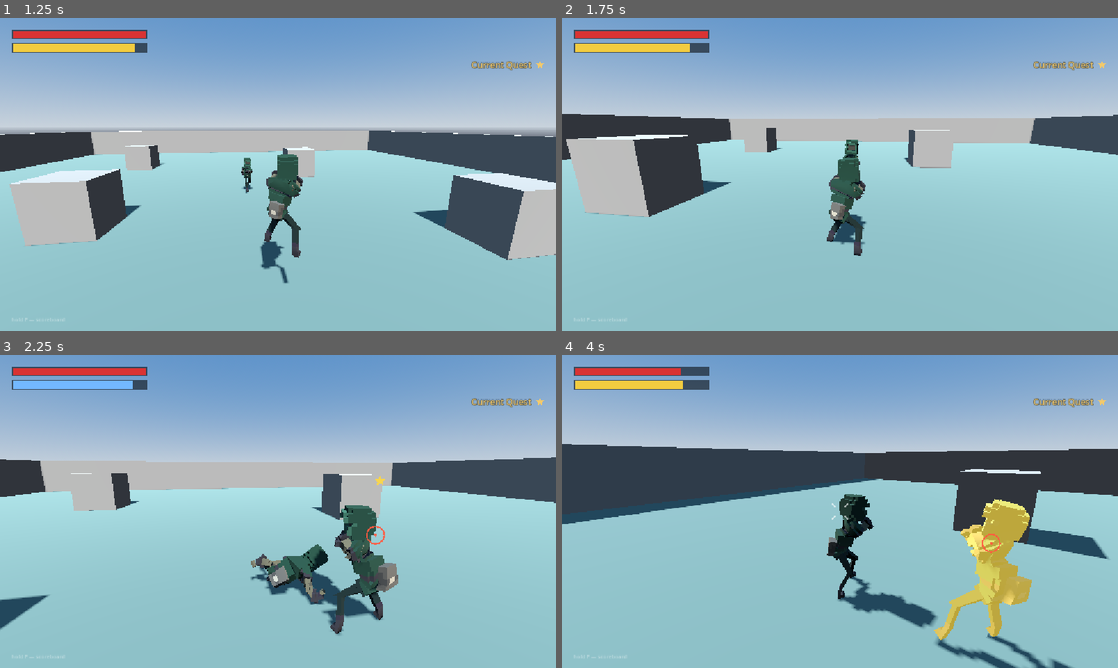
Above: before the commit, frames 1-4 (two rows, left to right).
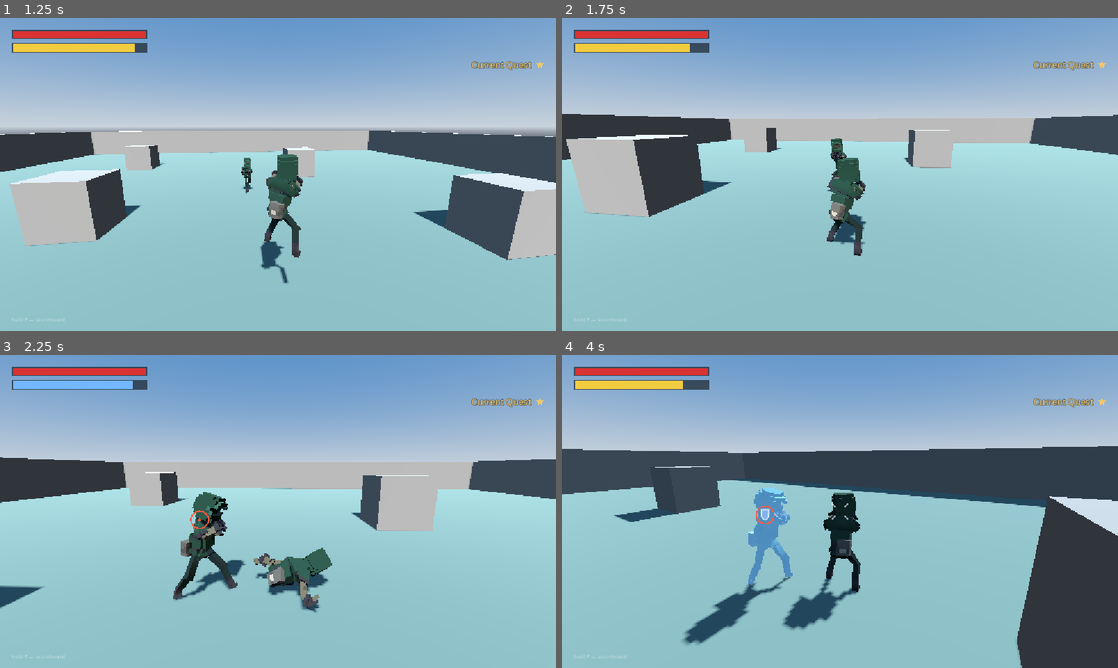
Above: after the commit, the same moments.

Repository: therealssorw/astria
Game: Godot game, scene res://scenes/main.tscn
The game is run twice, just before and just after one commit, with the same random seed, the same clock (stepped at 60 frames per second) and the same inputs. This scene is started directly instead of the project's main scene. A sky picture missing from this copy of the repository is replaced by a grey-blue gradient. Sound files missing from this copy of the repository are replaced by a short silence.
Inputs (mouse positions are in pixels of both pictures, inside the frame that each line leads up to):
- Up to frame 1 (1.25 s): tap Enter (ui_accept) at 0.5 s; move the mouse to (305, 174) at 0.52 s; hold W (move_forward) from 0.53 s (still down); hold E (interact) from 0.53 s (still down); click (305, 174) at 0.67 s; tap Space (jump) at 0.77 s
- Up to frame 2 (1.75 s): keep holding W (move_forward); move the mouse to (812, 174) at 1.27 s; release E (interact) at 1.28 s; click (812, 174) at 1.35 s; tap Space (jump) at 1.52 s; tap E (interact) at 1.55 s
- Up to frame 3 (2.25 s): keep holding W (move_forward); move the mouse to (289, 505) at 2.02 s; hold Right mouse button (block) from 2.03 s (still down); click (289, 505) at 2.17 s
- Up to frame 4 (4 s): keep holding W (move_forward); tap E (interact) at 2.3, 3.05 s; move the mouse to (834, 517) at 2.77 s; release Right mouse button (block) at 2.78 s; tap ] (hotbar_next) at 2.85 s; click (834, 517) at 2.92 s; tap Space (jump) at 3.02, 3.77 s; move the mouse to (878, 514) at 3.52 s; hold E (interact) from 3.53 s (still down); tap [ (hotbar_prev) at 3.6 s; click (878, 514) at 3.67 s

Frame 1 is identical in both runs. In frame 2, 0.3% of the frame differs, in the area x 47-54%, y 38-56%; in frame 3, 13%; in frame 4, 23%, in the area x 0-100%, y 4-100%.

Commit message:
Wake up on the island: black-screen intro cutscene
Loading into the world now opens on black. Your own head complains
("Ugh. / my head feels awful"), the island fades up over four and a half
seconds, and once you can see it you ask where you are.

IntroCutscene (autoload) owns the black rect and the timing only — the
words are ordinary DialogData entries, so all writing still lives in one
file. It hangs off three hooks: world.gd arms it before the island draws
a frame, player.gd starts it when the local pawn exists, and main_menu.gd
aborts it so a drop mid-cutscene cannot leave the menu behind black. It
is purely local and cosmetic; the server spawns the pawn as it always
does and the player is simply frozen behind the rect.

Dialog lines can now carry "auto": <seconds> — no button, wait a beat
after typing, then follow the goto. That is what lets a monologue play
hands-free, and it is a general DialogData feature rather than a
cutscene-only path. Interact still hurries it along.

Test: --headless res://tests/test_intro_cutscene.tscn (INTROTEST
RESULT=PASS/FAIL) runs the whole sequence sped up against a stand-in
pawn and checks each beat, including that a respawn does not replay it.

Co-Authored-By: Claude Opus 5 <noreply@anthropic.com>

Diff:
--- a/project.godot
+++ b/project.godot
@@ -23,6 +23,7 @@
 DialogSystem="*res://scripts/ui/dialog/dialog_system.gd"
 ShopSystem="*res://scripts/ui/shop/shop_ui.gd"
 CheatMenu="*res://scripts/ui/debug/cheat_menu.gd"
+IntroCutscene="*res://scripts/ui/cutscene/intro_cutscene.gd"
 
 [display]
 
--- a/scripts/entities/player.gd
+++ b/scripts/entities/player.gd
@@ -301,6 +301,9 @@
 	# peer draws the same thing in its hand
 	Net.player_list_changed.connect(_refresh_held_item)
 	_refresh_held_item()
+	if is_local:
+		# only does anything on the first pawn of a fresh load into the world
+		IntroCutscene.on_local_pawn_ready()
 
 ## Put the hotbar item the SERVER says this player holds into its hand. Purely
 ## visual: the pawn asks nobody's permission to draw it, and the id is not
--- /dev/null
+++ b/scripts/ui/cutscene/intro_cutscene.gd
@@ -0,0 +1,125 @@
+extends CanvasLayer
+## The wake-up that opens the game: the screen is already black when the island
+## loads, your own head complains at you, the world slowly fades up around you,
+## and then you ask where you are. Autoload: IntroCutscene.
+##
+## The words live in DialogData ("intro_wake" / "intro_where") like every other
+## line in the game — this file only owns the black rect and the timing.
+##
+## Purely local (see "Server authority" in CLAUDE.md): a cutscene changes
+## nothing but this player's screen, so none of it is networked. The server
+## spawns the pawn exactly as it always does; the black rect is just drawn over
+## the top until the player has had their moment.
+##
+## Hooks: world.gd arms it as the island enters the tree (so the black is up
+## before a frame of the world is drawn), player.gd starts it once the local
+## pawn exists, and main_menu.gd aborts it if we end up back at the menu.
+
+const DARK_DIALOG := "intro_wake"    # spoken over the black
+const LIGHT_DIALOG := "intro_where"  # spoken once the world is visible
+
+## How long the world takes to appear once the first line is done.
+const FADE_TIME := 4.5
+## Beat between the world being visible and the second line starting.
+const AFTER_FADE_PAUSE := 0.8
+
+var _rect: ColorRect
+var _armed := false
+var _playing := false
+var _tween: Tween
+
+func _ready() -> void:
+	# above the HUD, below the dialog box (layer 20): the words are meant to be
+	# read against the black, not covered by it
+	layer = 19
+	process_mode = Node.PROCESS_MODE_ALWAYS
+	_rect = ColorRect.new()
+	_rect.set_anchors_preset(Control.PRESET_FULL_RECT)
+	_rect.color = Color.BLACK
+	_rect.mouse_filter = Control.MOUSE_FILTER_IGNORE
+	_rect.visible = false
+	add_child(_rect)
+	DialogSystem.closed.connect(_on_dialog_closed)
+
+## Black out now, and wait for the local pawn. Called by world.gd from _ready,
+## which is before the world has been drawn once.
+func arm() -> void:
+	if Net.is_dedicated or _playing:
+		return
+	_armed = true
+	_rect.color = Color.BLACK
+	_rect.visible = true
+
+## The local pawn exists — start talking. Called by player.gd. Does nothing if
+## we were never armed, so a respawn mid-session never replays the intro.
+func on_local_pawn_ready() -> void:
+	if not _armed:
+		return
+	_armed = false
+	_playing = true
+	_freeze(true)
+	_begin.call_deferred() # let the pawn finish entering the tree first
+
+## Drop everything and give the screen back — used when the world goes away
+## under us (a disconnect back to the menu) rather than at the end of the scene.
+func abort() -> void:
+	if not _playing and not _armed:
+		return
+	if DialogSystem.is_open():
+		DialogSystem.close()
+	_finish()
+
+func is_playing() -> bool:
+	return _playing
+
+## How black the screen is: 1 while the world is hidden, 0 once it is fully up.
+func darkness() -> float:
+	return _rect.color.a if _rect.visible else 0.0
+
+# ---------------- the scene itself ----------------
+
+func _begin() -> void:
+	# a missing dialog must never leave a player staring at a black screen
+	if not DialogSystem.start(DARK_DIALOG):
+		_finish()
+
+func _on_dialog_closed(id: String) -> void:
+	if not _playing:
+		return
+	if id == DARK_DIALOG:
+		_fade_up()
+	elif id == LIGHT_DIALOG:
+		_finish()
+
+func _fade_up() -> void:
+	# the box let go of the player when it closed, but the fade is still
+	# cutscene — hold onto them, and keep the cursor free so a stray mouse
+	# nudge cannot spin the camera while the island appears
+	_freeze(true)
+	Input.mouse_mode = Input.MOUSE_MODE_VISIBLE
+	_tween = create_tween()
+	_tween.tween_property(_rect, "color:a", 0.0, FADE_TIME).set_trans(Tween.TRANS_SINE)
+	_tween.tween_interval(AFTER_FADE_PAUSE)
+	_tween.tween_callback(_speak_awake)
+
+func _speak_awake() -> void:
+	_rect.visible = false
+	if not DialogSystem.start(LIGHT_DIALOG):
+		_finish()
+
+func _finish() -> void:
+	_armed = false
+	_playing = false
+	if _tween and _tween.is_valid():
+		_tween.kill()
+	_tween = null
+	_rect.visible = false
+	_rect.color = Color.BLACK # reset for the next time we load in
+	_freeze(false)
+	if get_tree().get_first_node_in_group("local_player") != null:
+		Input.mouse_mode = Input.MOUSE_MODE_CAPTURED
+
+func _freeze(on: bool) -> void:
+	var pawn := get_tree().get_first_node_in_group("local_player")
+	if is_instance_valid(pawn):
+		pawn.set("ui_open", on)
--- a/scripts/ui/dialog/dialog_data.gd
+++ b/scripts/ui/dialog/dialog_data.gd
@@ -20,6 +20,12 @@
 ##               ],
 ##               # ...or leave answers out and just chain with "goto",
 ##               # which shows a single "Continue" button.
+##               #
+##               # A line may also carry "auto": <seconds>, which drops the
+##               # button entirely — the line waits that long after it finishes
+##               # typing and then follows its "goto" by itself. That is what a
+##               # cutscene monologue uses; the player can still press interact
+##               # to hurry it along.
 ##           },
 ##       },
 ##   }
@@ -33,6 +39,30 @@
 const END := ""
 
 const DIALOGS := {
+	# The intro cutscene talks to nobody: IntroCutscene plays these two on its
+	# own, the first over the black screen and the second once the island has
+	# faded up. They are separate conversations because the fade happens
+	# BETWEEN them — the cutscene waits for the first to close.
+	"intro_wake": {
+		"start": "ugh",
+		"lines": {
+			"ugh": {
+				"text": "Ugh.\nmy head feels awful",
+				"auto": 1.8,
+				"goto": END,
+			},
+		},
+	},
+	"intro_where": {
+		"start": "where",
+		"lines": {
+			"where": {
+				"text": "where even am I?",
+				"auto": 2.0,
+				"goto": END,
+			},
+		},
+	},
 	"blacksmith": {
 		"speaker": "Bram, the Blacksmith",
 		"start": "greeting",
--- a/scripts/ui/dialog/dialog_system.gd
+++ b/scripts/ui/dialog/dialog_system.gd
@@ -17,6 +17,8 @@
 const SENTENCE_PAUSE := 6.0   # extra "characters" of silence after . ! ?
 const CLAUSE_PAUSE := 3.0     # ...and after , ; :
 const TYPING_VOLUME_DB := -9.0
+## Fallback pause for a line whose "auto" is not a number of seconds.
+const AUTO_PAUSE := 1.5
 
 var dialog_id := ""
 
@@ -33,6 +35,7 @@
 var _full_text := ""
 var _typing := false
 var _type_accum := 0.0
+var _auto_left := -1.0 # >= 0 while an "auto" line is counting down to its goto
 var _player: Node
 
 func _ready() -> void:
@@ -71,6 +74,7 @@
 	var was := dialog_id
 	dialog_id = ""
 	_typing = false
+	_auto_left = -1.0
 	_sfx.stop()
 	_root.visible = false
 	set_process(false)
@@ -94,6 +98,7 @@
 	_body.text = _full_text
 	_body.visible_characters = 0
 	_type_accum = 0.0
+	_auto_left = -1.0
 	_typing = true
 	_hint.text = "%s — skip" % InputDevice.menu_accept_label()
 	_hint.visible = true
@@ -106,8 +111,14 @@
 	_build_answers(_lines.get(_line_id, {}))
 
 ## A line with no explicit answers still gets one button, so keyboard and
-## gamepad advance the same way everywhere.
+## gamepad advance the same way everywhere — unless it is an "auto" line, which
+## is a monologue that advances itself after a beat (see DialogData's header).
 func _build_answers(line: Dictionary) -> void:
+	var auto: Variant = line.get("auto")
+	if auto != null:
+		_auto_left = float(auto) if auto is float or auto is int else AUTO_PAUSE
+		_hint.text = "%s — skip" % InputDevice.interact_label()
+		return
 	var list: Array = line.get("answers", [])
 	if list.is_empty():
 		var goto := str(line.get("goto", DialogData.END))
@@ -132,6 +143,13 @@
 	if action != "":
 		action_triggered.emit(id, action)
 
+## Follow an "auto" line's goto, either because its beat ran out or because the
+## player pressed interact to hurry it.
+func _advance_auto() -> void:
+	_auto_left = -1.0
+	var line: Dictionary = _lines.get(_line_id, {})
+	_show_line(str(line.get("goto", DialogData.END)))
+
 func _clear_answers() -> void:
 	for c in _answers.get_children():
 		_answers.remove_child(c) # detach now so the next line's buttons index from 0
@@ -144,6 +162,11 @@
 	# the pawn can die or despawn mid-conversation
 	if not _typing and not is_instance_valid(_player):
 		_player = _local_player()
+	if _auto_left >= 0.0:
+		_auto_left -= delta
+		if _auto_left < 0.0:
+			_advance_auto()
+		return
 	if not _typing:
 		return
 	_type_accum += delta * CHARS_PER_SEC
@@ -175,6 +198,8 @@
 		return
 	if _typing:
 		_finish_typing()
+	elif _auto_left >= 0.0:
+		_advance_auto() # a cutscene line: hurry it along instead of choosing
 	else:
 		var focused := get_viewport().gui_get_focus_owner()
 		if focused is Button and focused.get_parent() == _answers:
--- a/scripts/ui/main_menu.gd
+++ b/scripts/ui/main_menu.gd
@@ -34,6 +34,8 @@
 		print("[Server] Dedicated mode — hosting on port %d" % port)
 		Net.host_game("", true, port)
 		return
+	# we may have come back here mid-intro (a drop); don't leave the black up
+	IntroCutscene.abort()
 	Input.mouse_mode = Input.MOUSE_MODE_VISIBLE
 	_build_ui()
 	_load_settings()
--- a/scripts/world/world.gd
+++ b/scripts/world/world.gd
@@ -17,6 +17,8 @@
 		_apply_fog(editor_fog)
 		return
 	_apply_fog(true)
+	# black out before the island is ever drawn — the intro plays over it
+	IntroCutscene.arm()
 	for mi: MeshInstance3D in $Island1.find_children("*", "MeshInstance3D", true, false):
 		mi.create_trimesh_collision()
 	# world is up on this peer: server spawns pawns, clients ask for theirs
--- /dev/null
+++ b/tests/test_intro_cutscene.gd
@@ -0,0 +1,92 @@
+extends Node
+## Headless integration test for the intro cutscene. Run:
+##   godot --headless --path . res://tests/test_intro_cutscene.tscn
+## Walks the whole sequence with a stand-in for the local pawn: black the
+## instant the world arms it, the first line spoken over that black, the world
+## fading up by itself afterwards, the second line once it is up, the player
+## frozen the entire way and handed back at the end — and a later pawn (a
+## respawn) not replaying any of it.
+## Prints INTROTEST RESULT=PASS/FAIL and exits with the matching code.
+
+## Wall-clock ceiling for any single step. The scene itself is sped up by
+## TIME_SCALE, so this is only ever hit when something is actually stuck.
+const STEP_TIMEOUT := 15.0
+const TIME_SCALE := 8.0
+
+var _fails: PackedStringArray = []
+
+class FakePawn:
+	extends Node
+	var ui_open := false # the one thing the cutscene and the dialog box touch
+
+func _ready() -> void:
+	Engine.time_scale = TIME_SCALE
+	_run()
+
+func _check(ok: bool, what: String) -> void:
+	if not ok:
+		_fails.append(what)
+
+func _done() -> void:
+	Engine.time_scale = 1.0
+	if _fails.is_empty():
+		print("INTROTEST RESULT=PASS")
+		get_tree().quit(0)
+	else:
+		print("INTROTEST RESULT=FAIL (%s)" % ", ".join(_fails))
+		get_tree().quit(1)
+
+## Spin frames until `cond` holds, or give up. Wall clock, so a stalled step
+## fails instead of hanging the run.
+func _until(cond: Callable) -> bool:
+	var deadline := Time.get_ticks_msec() + int(STEP_TIMEOUT * 1000.0)
+	while Time.get_ticks_msec() < deadline:
+		if cond.call():
+			return true
+		await get_tree().process_frame
+	return false
+
+func _run() -> void:
+	var pawn := FakePawn.new()
+	pawn.add_to_group("local_player")
+	add_child(pawn)
+	await get_tree().process_frame
+
+	# the world scene arms it before it has drawn a frame
+	IntroCutscene.arm()
+	_check(IntroCutscene.darkness() == 1.0, "screen not black when the world armed it")
+
+	IntroCutscene.on_local_pawn_ready()
+	var ok := await _until(func() -> bool: return DialogSystem.dialog_id == IntroCutscene.DARK_DIALOG)
+	_check(ok, "first line never opened")
+	_check(IntroCutscene.darkness() == 1.0, "screen not black while the first line plays")
+	_check(pawn.ui_open, "player not frozen during the first line")
+
+	# it types and advances itself — nothing presses a button here
+	ok = await _until(func() -> bool: return DialogSystem.dialog_id == "")
+	_check(ok, "first line never advanced on its own")
+
+	ok = await _until(func() -> bool:
+		return IntroCutscene.darkness() < 0.99 and IntroCutscene.darkness() > 0.0)
+	_check(ok, "world never started fading in")
+	_check(pawn.ui_open, "player let go mid-fade")
+
+	ok = await _until(func() -> bool: return DialogSystem.dialog_id == IntroCutscene.LIGHT_DIALOG)
+	_check(ok, "second line never opened")
+	_check(IntroCutscene.darkness() == 0.0, "second line spoken before the world was up")
+	_check(pawn.ui_open, "player not frozen during the second line")
+
+	ok = await _until(func() -> bool: return not IntroCutscene.is_playing())
+	_check(ok, "cutscene never ended")
+	_check(IntroCutscene.darkness() == 0.0, "screen left dark after the cutscene")
+	_check(not pawn.ui_open, "player left frozen after the cutscene")
+
+	# a pawn that shows up later (a respawn) must not replay the intro
+	IntroCutscene.on_local_pawn_ready()
+	await get_tree().process_frame
+	await get_tree().process_frame
+	_check(not IntroCutscene.is_playing(), "intro replayed for a later pawn")
+	_check(IntroCutscene.darkness() == 0.0, "screen went black again for a later pawn")
+	_check(DialogSystem.dialog_id == "", "dialog reopened for a later pawn")
+
+	_done()
--- /dev/null
+++ b/tests/test_intro_cutscene.tscn
@@ -0,0 +1,6 @@
+[gd_scene format=3 uid="uid://bqx1n0v4yc3ta"]
+
+[ext_resource type="Script" path="res://tests/test_intro_cutscene.gd" id="1_test"]
+
+[node name="IntroCutsceneTest" type="Node"]
+script = ExtResource("1_test")
Not shown, added: scripts/ui/cutscene/intro_cutscene.gd.uid
Not shown, added: tests/test_teleport.gd.uid
Not shown, changed: CLAUDE.md
